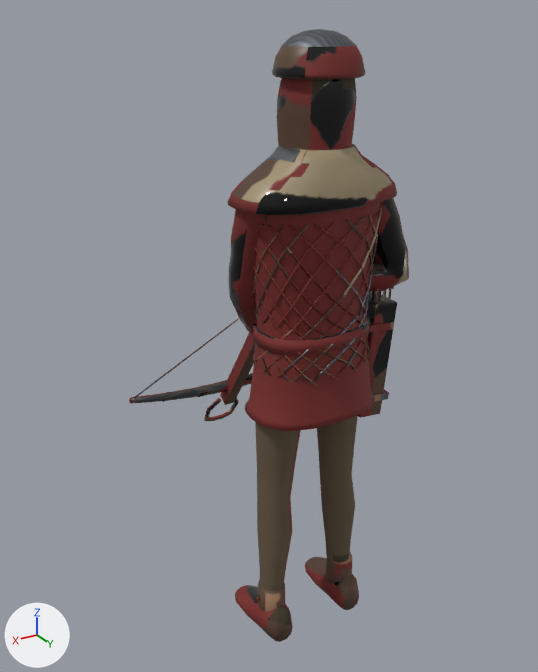
The Blender file Assets/Models/ArtBible/Enemies/High/CastleCrossbowman/CastleCrossbowman.blend as it was, and as the next commit left it.
Camera for both pictures: a camera (50 mm lens) standing at (1.089, 1.586, 1.809) and looking at (-0.004, -0.236, 0.898). The lights are fixed; the arrows at lower left show +X, +Y and +Z. The first picture is the older version.

The scene before the commit, as lines of its bpy script (objects in view):
```python
me_castlecrossbowman = bpy.data.meshes.new('CastleCrossbowman')
me_castlecrossbowman.from_pydata(...)  # 3336 vertices, 3101 faces; spans x -0.38..0.38, y -0.61..0.14, z 0.0..1.78
me_castlecrossbowman.polygons.foreach_set('use_smooth', [True] * 3101)
me_castlecrossbowman.materials.append(mat_castlecrossbowman)
ob_castlecrossbowman = bpy.data.objects.new('CastleCrossbowman', me_castlecrossbowman)
ob_castlecrossbowman.location = (0.0, 0.0, 0.0)
```
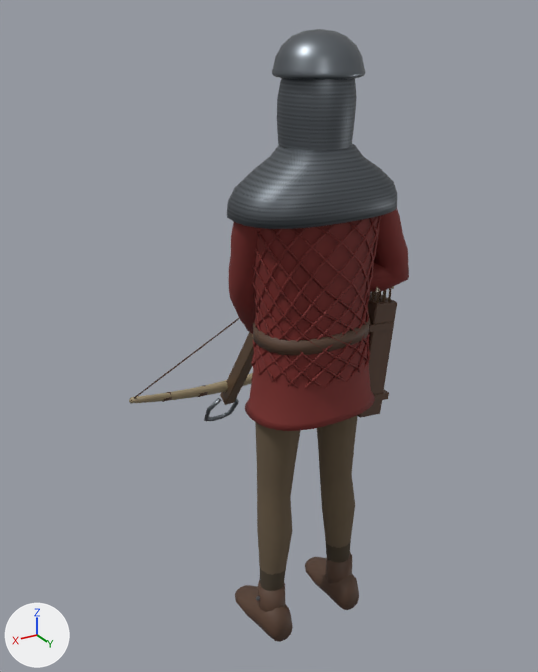
Boxes [x1, y1, x2, y2] around the edits, measured in the pictures (538 x 672 px; the box of a moved part takes in the faces that stretch with it):
part 1 of me_castlecrossbowman, added (mostly hidden): after [363, 341, 370, 371]
part 2 of me_castlecrossbowman, added: after [255, 304, 300, 389]
part 3 of me_castlecrossbowman, moved or reshaped: before [227, 155, 397, 386]; after [227, 157, 397, 389]
part 4 of me_castlecrossbowman, surface changed: [129, 30, 409, 630] in both

Patch to the scene script:
```diff
--- a/Assets/Models/ArtBible/Enemies/High/CastleCrossbowman/CastleCrossbowman.blend.py
+++ b/Assets/Models/ArtBible/Enemies/High/CastleCrossbowman/CastleCrossbowman.blend.py
@@ me_castlecrossbowman @@
 me_castlecrossbowman.from_pydata(...)  # 3336 vertices, 3101 faces; spans x -0.38..0.38, y -0.61..0.14, z 0.0..1.78
 # used by ob_castlecrossbowman; location = (0.0, 0.0, 0.0)
+# me_castlecrossbowman part 1: a new loose piece of 27 vertices spanning x -0.16..0.08, y -0.15..0.12, z 0.86..1.34, in mat_castlecrossbowman
+# me_castlecrossbowman part 2: a new loose piece of 27 vertices spanning x -0.08..0.16, y -0.15..0.12, z 0.86..1.34, in mat_castlecrossbowman
+# me_castlecrossbowman part 3: 859 vertices moved from x -0.24..0.24, y -0.14..0.13, z 0.8..1.46 to x -0.24..0.24, y -0.15..0.14, z 0.86..1.45; 77 vertices removed from x -0.17..0.18, y -0.13..0.13, z 0.8..1.34; 23 vertices added at x -0.18..0.18, y -0.13..0.05, z 0.86..1.34
+# me_castlecrossbowman part 4: 2736 kept faces spanning x -0.38..0.38, y -0.61..0.14, z 0.0..1.78 get new texture (UV) coordinates
 me_castlecrossbowman.materials.append(mat_castlecrossbowman)
```
